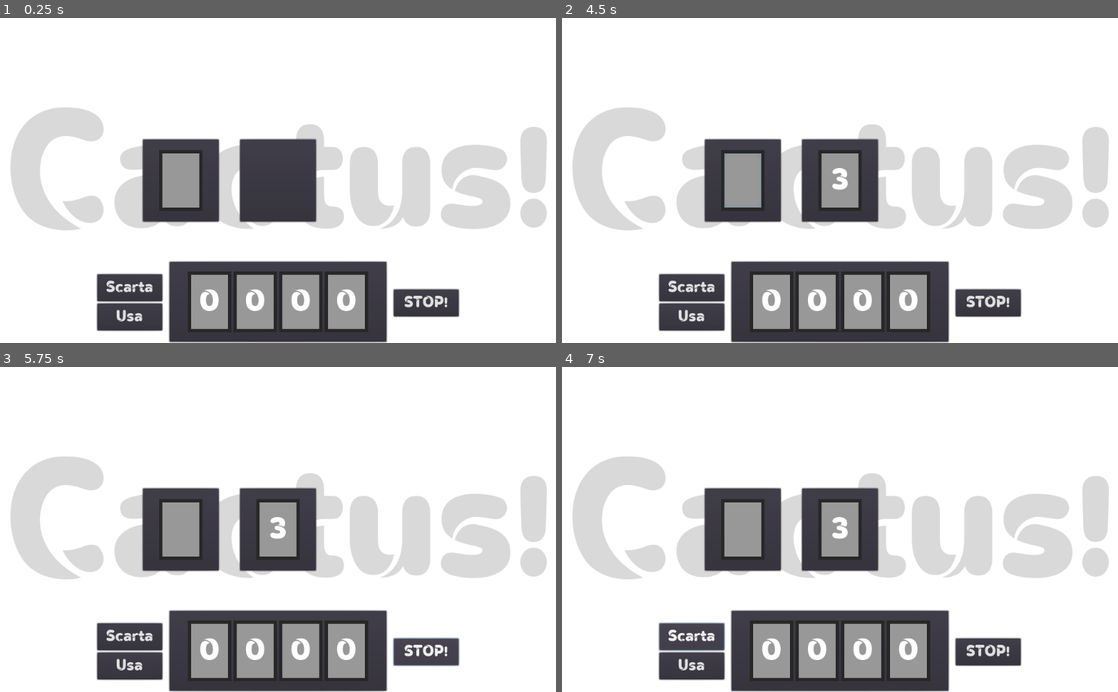
Above: before the commit, frames 1-4 (two rows, left to right).
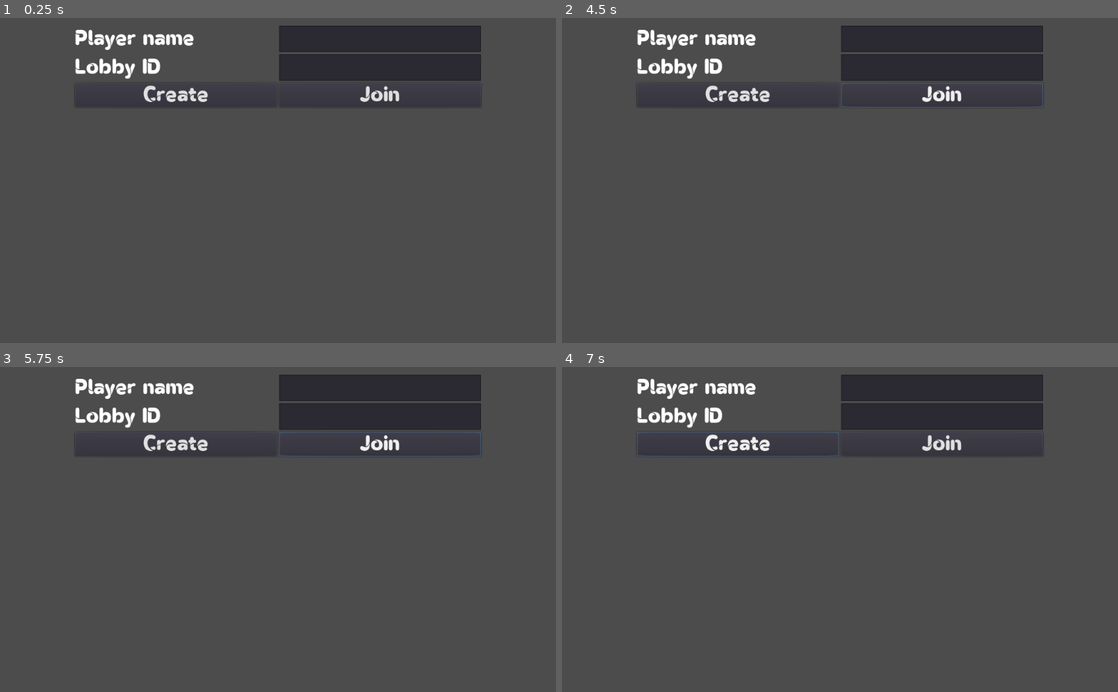
Above: after the commit, the same moments.

Repository: AndreaTerenz/Cactus
Game: Godot game, scene res://Tests/JoinTest.tscn
Two runs of this game, one before a commit and one after it. Both use one fixed random seed, a clock stepped at 60 frames per second and the inputs below. Before the commit the project starts from res://Main.tscn.
Inputs (mouse positions are in pixels of both pictures, inside the frame that each line leads up to):
- Up to frame 1 (0.25 s): no input
- Up to frame 2 (4.5 s): click (739, 96) at 0.5 s, where only the run after the commit has a clickable "Create"; click (940, 96) at 1.25 s, where only the run after the commit has a clickable "Join"; click (990, 304) at 2 s, where only the run before the commit has a clickable "STOP!"; click (689, 287) at 2.75 s, where only the run before the commit has a clickable "Scarta"; click (689, 317) at 3.5 s, where only the run before the commit has a clickable "Usa"; click (745, 180) at 4.27 s
- Up to frame 3 (5.75 s): click (428, 653) at 5 s, where only the run before the commit has a clickable "STOP!"
- Up to frame 4 (7 s): click (739, 445) at 5.75 s, where only the run after the commit has a clickable "Create"; click (689, 636) at 6.5 s, where only the run before the commit has a clickable "Scarta"

The runs differ from the first frame. In frame 1, 88% of the frame differs, in the area x 0-100%, y 0-100%; in frame 2, 89%; in frame 3, 89%; in frame 4, 89%.

Commit message:
lobby join test

Diff:
--- a/Scripts/ConnectionHandler.gd
+++ b/Scripts/ConnectionHandler.gd
@@ -6,6 +6,10 @@
 
 const URL = "http://127.0.0.1:5000"
 const URL_REMOTE = "https://cactus-pydot-server.herokuapp.com/"
+
+const MAKE_LOBBY_URL = URL + "/new-lobby/%s"
+const JOIN_LOBBY_URL = URL + "/join-lobby/%s/%s"
+const LEAVE_LOBBY_URL = URL + "/leave-lobby/%s/%s"
 
 var lobby_id := ""
 var lobby_idx := -1
@@ -18,57 +22,65 @@
 func _ready() -> void:
 	connect("request_completed", self, "_on_response")
 
-func request(url: String = "/",\
-	custom_headers: PoolStringArray = PoolStringArray(),\
-	ssl_validate_domain: bool = true,\
-	method = 0,\
-	request_data: String = ""):
-
-	url = url.trim_prefix("/")
-	.request(URL + "/" + url, custom_headers, ssl_validate_domain, method, request_data)
-
-func send_get(endpoint : String = "/",\
-	custom_headers: PoolStringArray = PoolStringArray(),\
-	ssl_validate_domain: bool = true):
-
-	endpoint = endpoint.trim_prefix("/")
-	.request(URL + "/" + endpoint, custom_headers, ssl_validate_domain, HTTPClient.METHOD_GET)
+func send_request(url):
+	while request(url) != OK:
+		pass
 
 func _on_response(result, response_code, headers, body):
 	var json = JSON.parse(body.get_string_from_utf8())
 	last_resp_code = response_code
 	print(last_resp_code)
-	last_response = json.result
+
+	if json.result:
+		last_response = json.result
 
 func _notification(what: int) -> void:
 	if what == MainLoop.NOTIFICATION_WM_QUIT_REQUEST:
-		send_get("leave-lobby/%s/%s" % [player_name, lobby_id])
+		request(LEAVE_LOBBY_URL % [player_name, lobby_id])
 
 func in_lobby() -> bool:
 	return (lobby_idx >= 0)
 
 func make_lobby(p_name : String):
-	send_get("new-lobby/%s" % p_name)
-	yield(self, "request_completed")
+	var ok := false
 
-	var ok : bool = last_response["success"]
+	if not in_lobby():
+		request(MAKE_LOBBY_URL % p_name)
+		yield(self, "request_completed")
 
-	if ok:
-		print(last_response)
-		lobby_id = last_response["lobby_id"]
-		lobby_idx = last_response["lobby_idx"]
-		player_name = p_name
+		ok = last_response["success"]
+
+		if ok:
+			lobby_id = last_response["lobby_id"]
+			lobby_idx = last_response["lobby_idx"]
+			player_name = p_name
 
 	emit_signal("lobby_created", ok)
 	return ok
 
-func join_lobby(player_name : String, lobby_id : String):
-	pass
+func join_lobby(p_name : String, lobby_id : String):
+	var ok := false
+
+	if not in_lobby():
+		request(JOIN_LOBBY_URL % [p_name, lobby_id])
+		yield(self, "request_completed")
+
+		ok = last_response["success"]
+
+		if ok:
+			lobby_id = last_response["lobby_id"]
+			print(last_response["lobby_id"])
+			print(lobby_id)
+			lobby_idx = last_response["lobby_idx"]
+			player_name = p_name
+
+	emit_signal("lobby_joined", ok)
+	return ok
 
 func leave_lobby():
 	var ok := false
 	if in_lobby():
-		send_get("leave-lobby/%s/%s" % [player_name, lobby_id])
+		request(LEAVE_LOBBY_URL % [player_name, lobby_id])
 		yield(self, "request_completed")
 
 		ok = last_response["success"]
--- a/Tests/JoinTest.tscn
+++ b/Tests/JoinTest.tscn
@@ -1,14 +1,28 @@
-[gd_scene load_steps=2 format=2]
+[gd_scene load_steps=5 format=2]
+
+[ext_resource path="res://Fonts/OMEGLE.otf" type="DynamicFontData" id=1]
+
+[sub_resource type="DynamicFont" id=2]
+size = 40
+use_mipmaps = true
+use_filter = true
+font_data = ExtResource( 1 )
+
+[sub_resource type="Theme" id=3]
+default_font = SubResource( 2 )
 
 [sub_resource type="GDScript" id=1]
 script/source = "extends Control
 
 
 ### Automatic References Start ###
-onready var _join_host_ui: HBoxContainer = $\"JoinHost UI\"
-onready var _line_edit: LineEdit = $\"JoinHost UI/LineEdit\"
+onready var _host: Button = $\"JoinHost UI/Host\"
+onready var _id_line: LineEdit = $\"JoinHost UI/IDLine\"
+onready var _join: Button = $\"JoinHost UI/Join\"
+onready var _join_host_ui := $\"JoinHost UI\"
 onready var _lobby_name: Label = $\"Lobby UI/LobbyName\"
 onready var _lobby_ui: Control = $\"Lobby UI\"
+onready var _name_line: LineEdit = $\"JoinHost UI/NameLine\"
 ### Automatic References Stop ###
 
 var _result := {}
@@ -21,7 +35,7 @@
 	_result = json.result
 
 func _on_Host_pressed() -> void:
-	var p_name = _line_edit.text
+	var p_name = _name_line.text
 
 	if p_name != \"\":
 		var res = ConnectionHandler.make_lobby(p_name)
@@ -40,31 +54,75 @@
 	if res:
 		_lobby_ui.visible = false
 		_join_host_ui.visible = true
+
+
+func _on_Join_pressed() -> void:
+	var p_name = _name_line.text
+	var l_name = _id_line.text
+
+	if p_name != \"\" and l_name != \"\":
+		var res = ConnectionHandler.join_lobby(p_name, l_name)
+		yield(ConnectionHandler, \"lobby_joined\")
+
+		if res:
+			_lobby_name.text = l_name
+			_lobby_ui.visible = true
+			_join_host_ui.visible = false
 "
 
 [node name="JoinTest" type="Control"]
 anchor_right = 1.0
 anchor_bottom = 1.0
+theme = SubResource( 3 )
 script = SubResource( 1 )
 
-[node name="JoinHost UI" type="HBoxContainer" parent="."]
+[node name="JoinHost UI" type="GridContainer" parent="."]
 anchor_right = 1.0
 margin_left = 138.0
 margin_top = 14.0
 margin_right = -138.0
 margin_bottom = 82.0
-custom_constants/separation = 30
+columns = 2
 
-[node name="LineEdit" type="LineEdit" parent="JoinHost UI"]
-margin_right = 582.0
-margin_bottom = 68.0
+[node name="Label" type="Label" parent="JoinHost UI"]
+margin_top = 5.0
+margin_right = 372.0
+margin_bottom = 44.0
+text = "Player name"
+
+[node name="NameLine" type="LineEdit" parent="JoinHost UI"]
+margin_left = 376.0
+margin_right = 748.0
+margin_bottom = 49.0
+size_flags_horizontal = 3
+
+[node name="Label2" type="Label" parent="JoinHost UI"]
+margin_top = 58.0
+margin_right = 372.0
+margin_bottom = 97.0
+text = "Lobby ID"
+
+[node name="IDLine" type="LineEdit" parent="JoinHost UI"]
+margin_left = 376.0
+margin_top = 53.0
+margin_right = 748.0
+margin_bottom = 102.0
 size_flags_horizontal = 3
 
 [node name="Host" type="Button" parent="JoinHost UI"]
-margin_left = 612.0
+margin_top = 106.0
+margin_right = 372.0
+margin_bottom = 151.0
+size_flags_horizontal = 3
+text = "Create"
+
+[node name="Join" type="Button" parent="JoinHost UI"]
+margin_left = 376.0
+margin_top = 106.0
 margin_right = 748.0
-margin_bottom = 68.0
-text = "Host"
+margin_bottom = 151.0
+size_flags_horizontal = 3
+text = "Join"
 
 [node name="Lobby UI" type="Control" parent="."]
 anchor_right = 1.0
@@ -80,6 +138,8 @@
 margin_right = 88.0
 margin_bottom = 29.0
 text = "--------"
+align = 1
+valign = 1
 
 [node name="Leave" type="Button" parent="Lobby UI"]
 anchor_left = 0.5
@@ -93,4 +153,5 @@
 text = "Leave"
 
 [connection signal="pressed" from="JoinHost UI/Host" to="." method="_on_Host_pressed"]
+[connection signal="pressed" from="JoinHost UI/Join" to="." method="_on_Join_pressed"]
 [connection signal="pressed" from="Lobby UI/Leave" to="." method="_on_Leave_pressed"]
--- a/project.godot
+++ b/project.godot
@@ -21,7 +21,7 @@
 [application]
 
 config/name="Cactus"
-run/main_scene="res://Main.tscn"
+run/main_scene="res://Tests/JoinTest.tscn"
 config/icon="res://icon.png"
 
 [autoload]
Not shown, changed: .gitignore
